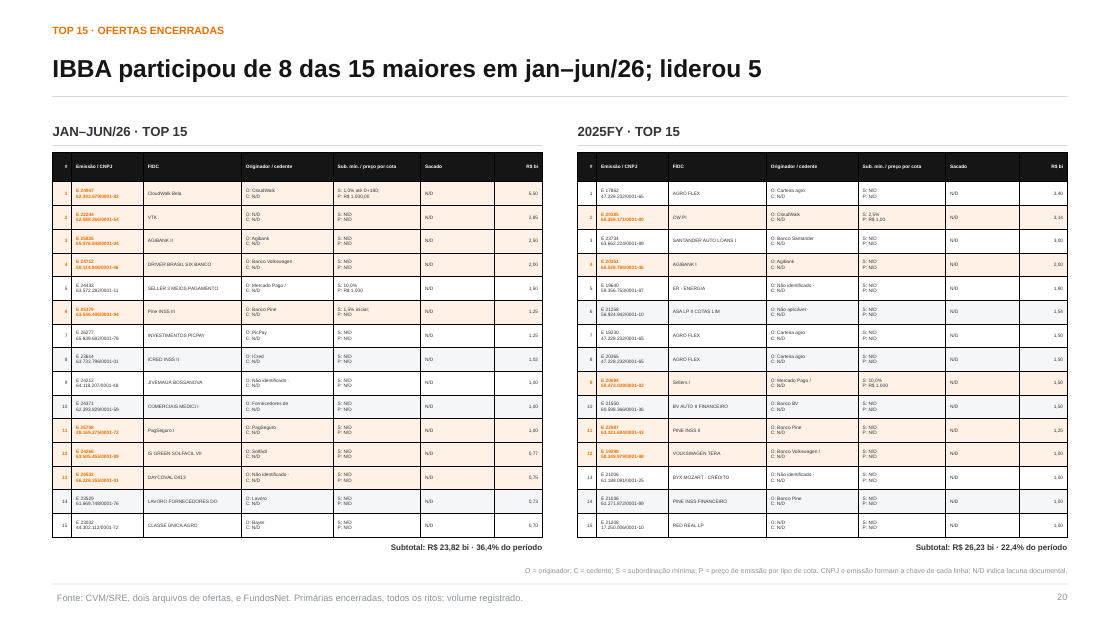
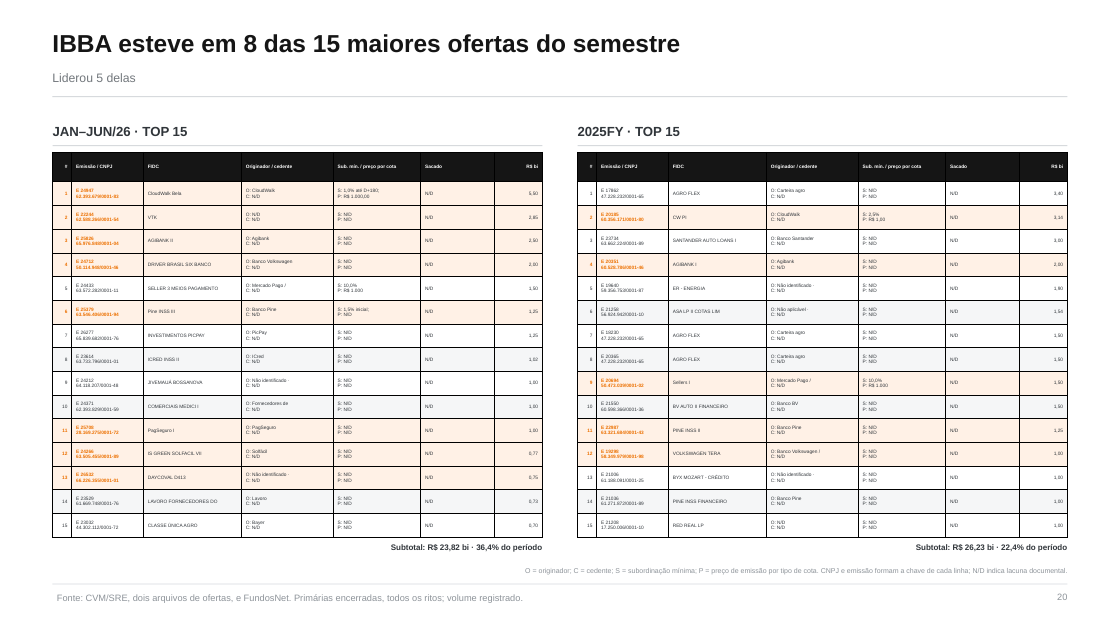
Before and after one commit to abalroar/fidc, a slide deck: slide 20 of data/industry_study/generated_revision/industry_executive_revised.pptx. Drawn at 1120x630 pixels with LibreOffice and Linux fonts; fonts in the diff are those of the drawing. Boxes give left, top, right and bottom in pixels: in the first picture for what was removed or moved away, otherwise in the second. Text is boxed around its words. In the diff, an @@ line names an element or a change of style, - is before the commit and + after.

```diff
--- a/data/industry_study/generated_revision/industry_executive_revised.pptx
+++ b/data/industry_study/generated_revision/industry_executive_revised.pptx
@@ text "IBBA esteve em 8 das ..." at [52,34,681,53]: vertical alignment top to middle @@
@@ text at [52,34,681,53]: text changed; size 9 to 21 pt; text colour #EC7000 to #151515 @@
-TOP 15 · OFERTAS ENCERRADAS
+IBBA esteve em 8 das 15 maiores ofertas do semestre
@@ text at [52,73,136,82]: text changed; size 21 to 10.5 pt; text colour #151515 to #73787D; bold off @@
-IBBA participou de 8 das 15 maiores em jan–jun/26; liderou 5
+Liderou 5 delas
```
Also in this commit, not shown: 16 other slides changed, 17 other files.
